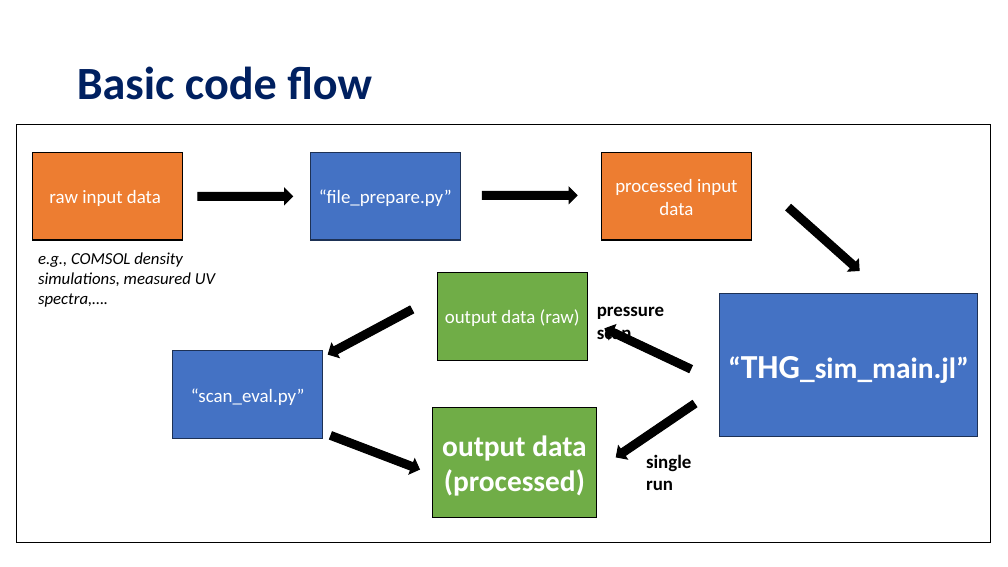
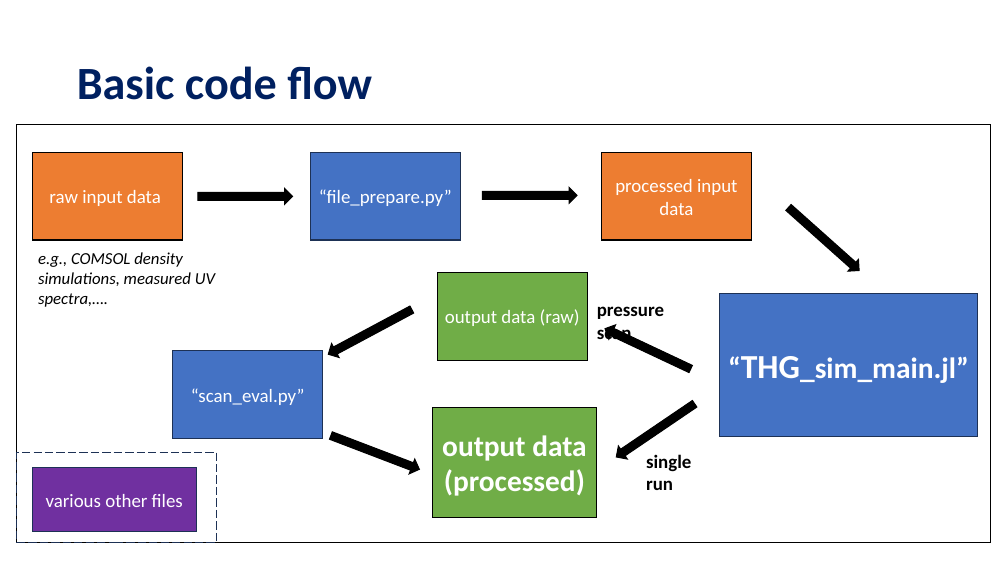
Before and after one commit to david-f-amorim/Simulating-THG-of-few-femtosecond-pulses-in-a-noble-gas-, a slide deck: slide 2 of presentations/DESY - Code Handover.pptx. Drawn at 1008x567 pixels with LibreOffice and Linux fonts; fonts in the diff are those of the drawing. Boxes give left, top, right and bottom in pixels: in the first picture for what was removed or moved away, otherwise in the second. Text is boxed around its words. In the diff, an @@ line names an element or a change of style, - is before the commit and + after.

```diff
--- a/presentations/DESY - Code Handover.pptx
+++ b/presentations/DESY - Code Handover.pptx
@@ rectangle added at (17,452,216,542), outline #1E3256 1 pt dashed @@
@@ rectangle added at (33,468,197,532), fill #7030A0, outline #1E3256 1 pt, 18 pt, text #FFFFFF @@
+various other files
```
Also in this commit, not shown: 6 other slides changed, 33 other files.
